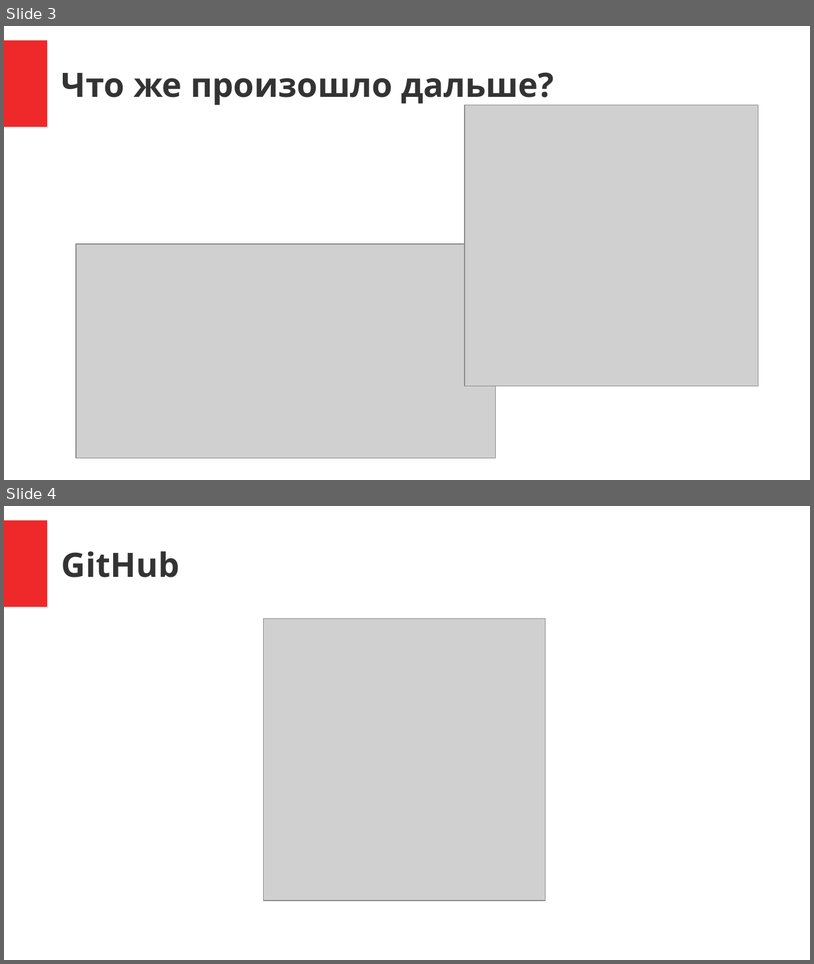
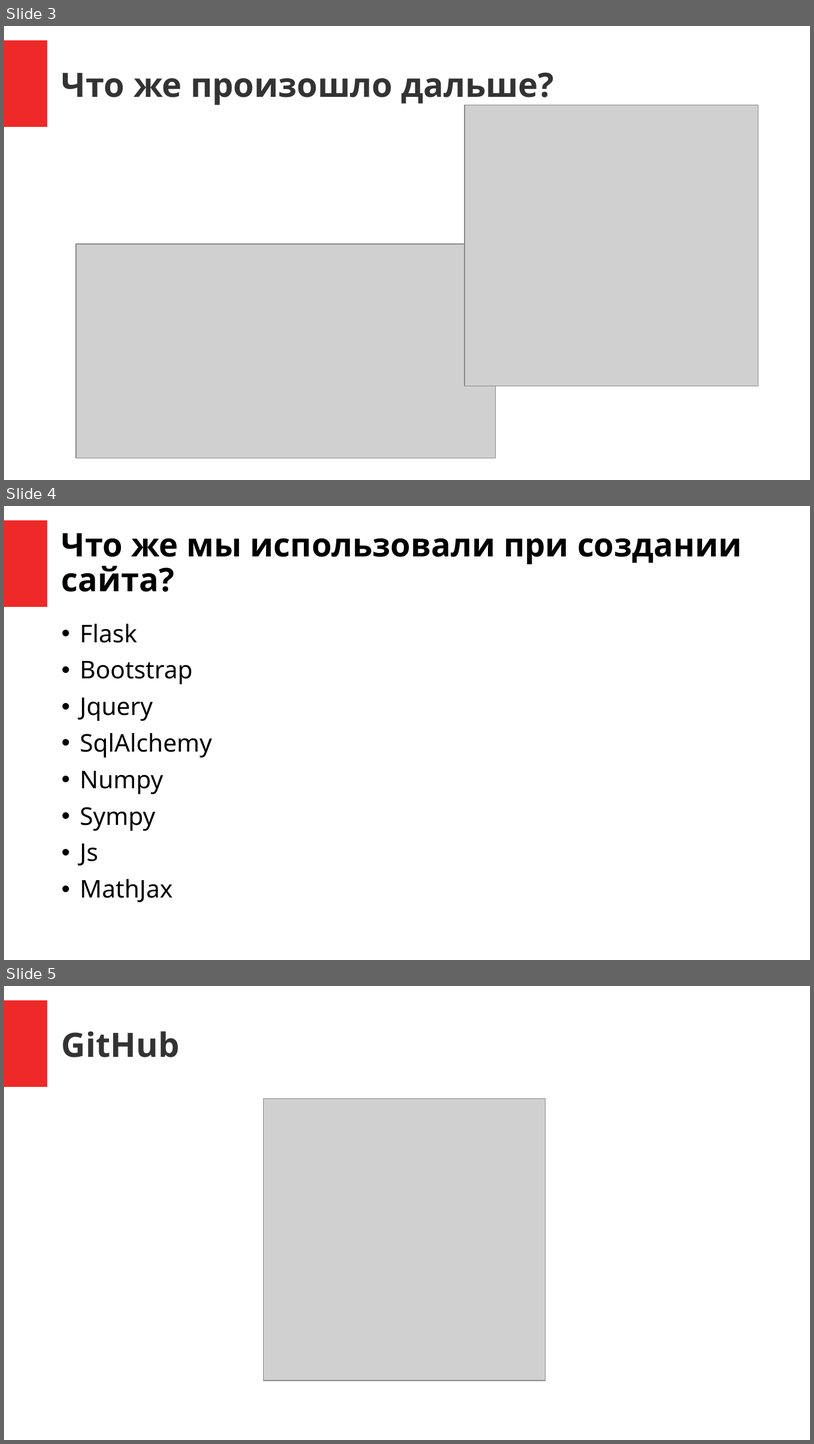
Before and after one commit to pank-su/site-reload, a slide deck: for_lyceum/Презентация.pptx. Shown one above the other, each under a label of ours: slides 3 and 4 before the commit, slides 3, 4 and 5 after it. The pictures are 814x964 and 814x1444 pixels, drawn with LibreOffice and Linux fonts; fonts in the diff are those of the drawing; grey boxes stand for pictures. Boxes give left, top, right and bottom in pixels: in the first picture for what was removed or moved away, otherwise in the second. Text is boxed around its words. In the diff, an @@ line names an element or a change of style, - is before the commit and + after.

```diff
--- a/for_lyceum/Презентация.pptx
+++ b/for_lyceum/Презентация.pptx
@@ slide 4 added at bbox=[4, 506, 810, 960], background #FFFFFF; not listed: 1 template element that a slide beside it also shows @@
@@ title added at bbox=[62, 533, 742, 592], 32 pt, text #000000, bold @@
+Что же мы использовали при создании сайта?
@@ text added at bbox=[80, 624, 212, 902], 24 pt, text #000000 @@
+• Flask
+• Bootstrap
+• Jquery
+• SqlAlchemy
+• Numpy
+• Sympy
+• Js
+• MathJax
@@ what was slide 4 is now slide 5 @@
```
Also in this commit, not shown: 1 slide changed.
